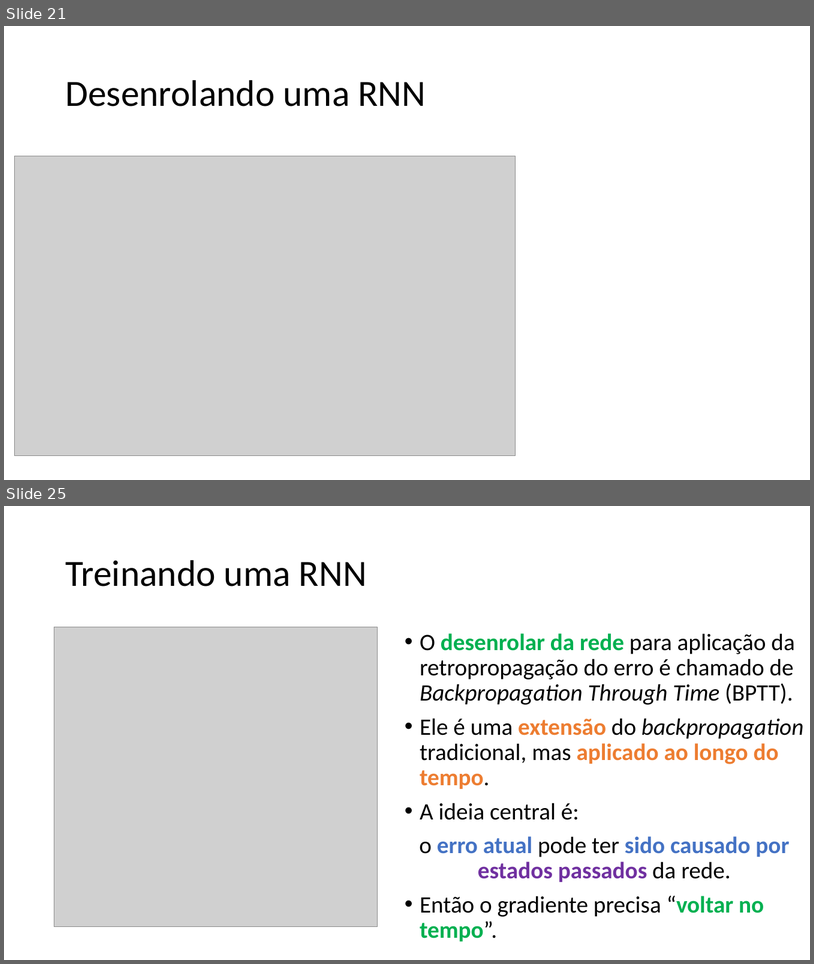
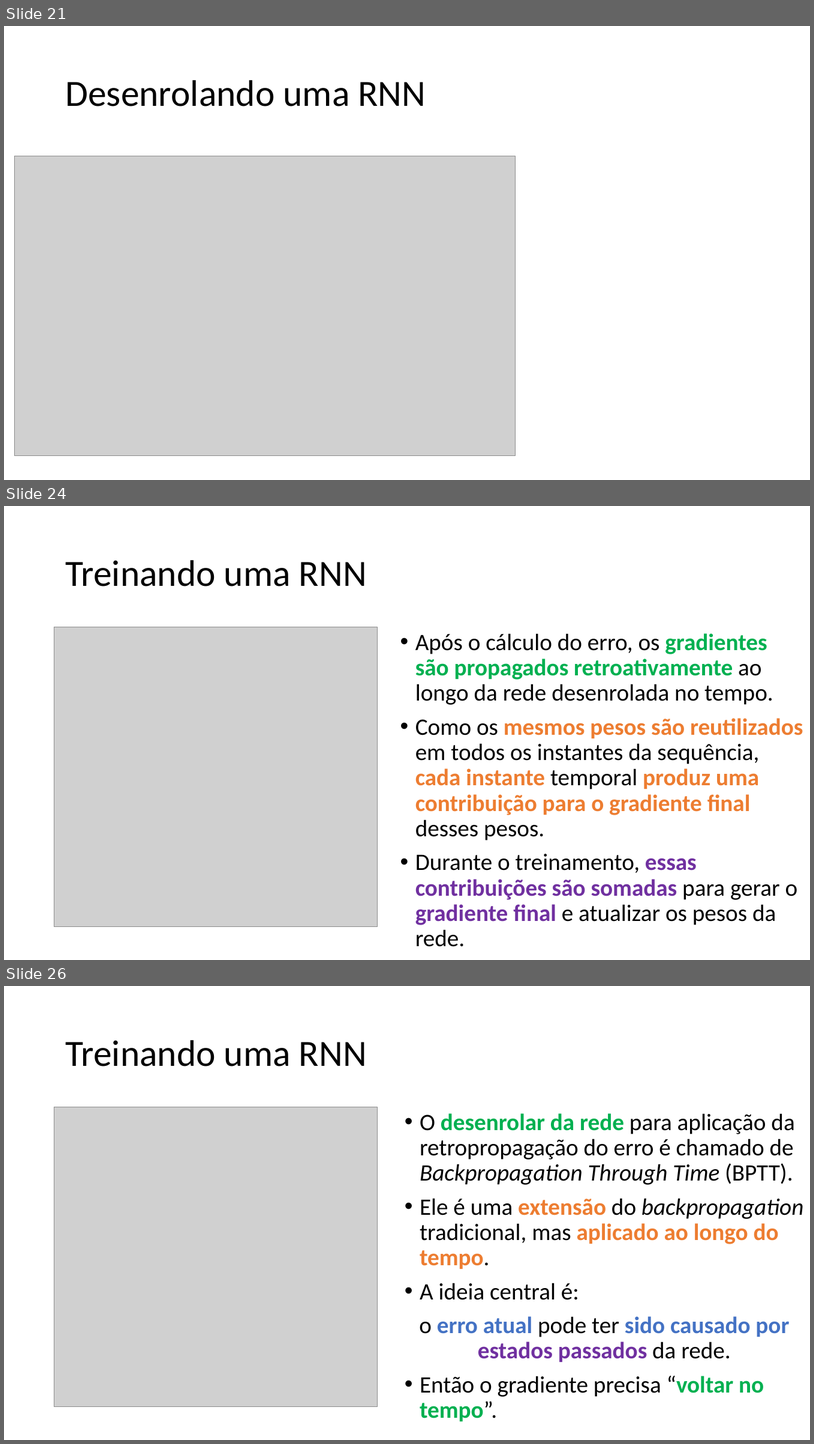
Before and after one commit to zz4fap/c24_inteligencia_artificial, a slide deck: slides/C24_RNN.pptx. Shown one above the other, each under a label of ours: slides 21 and 25 before the commit, slides 21, 24 and 26 after it; the slides between them are not shown. The pictures are 814x964 and 814x1444 pixels, drawn with LibreOffice and Linux fonts; fonts in the diff are those of the drawing; grey boxes stand for pictures. Boxes give left, top, right and bottom in pixels: in the first picture for what was removed or moved away, otherwise in the second. Text is boxed around its words. In the diff, an @@ line names an element or a change of style, - is before the commit and + after.

```diff
--- a/slides/C24_RNN.pptx
+++ b/slides/C24_RNN.pptx
@@ slide 24 added at (x1=4, y1=506, x2=810, y2=960), background #FFFFFF @@
@@ title added at (x1=65, y1=560, x2=367, y2=586), 44 pt, text #000000 @@
+Treinando uma RNN
@@ picture added at (x1=54, y1=627, x2=377, y2=927) @@
@@ text added at (x1=416, y1=633, x2=803, y2=946), 28 pt, text #000000 @@
+• Após o cálculo do erro, os gradientes são propagados retroativamente ao longo da rede desenrolada no tempo.
+• Como os mesmos pesos são reutilizados em todos os instantes da sequência, cada instante temporal produz uma contribuição para o gradiente final desses pesos.
+• Durante o treinamento, essas contribuições são somadas para gerar o gradiente final e atualizar os pesos da rede.
@@ what was slide 25 is now slide 26 @@
```
Also in this commit, not shown: 6 slides changed, 2 other slides added, 1 slide removed.
